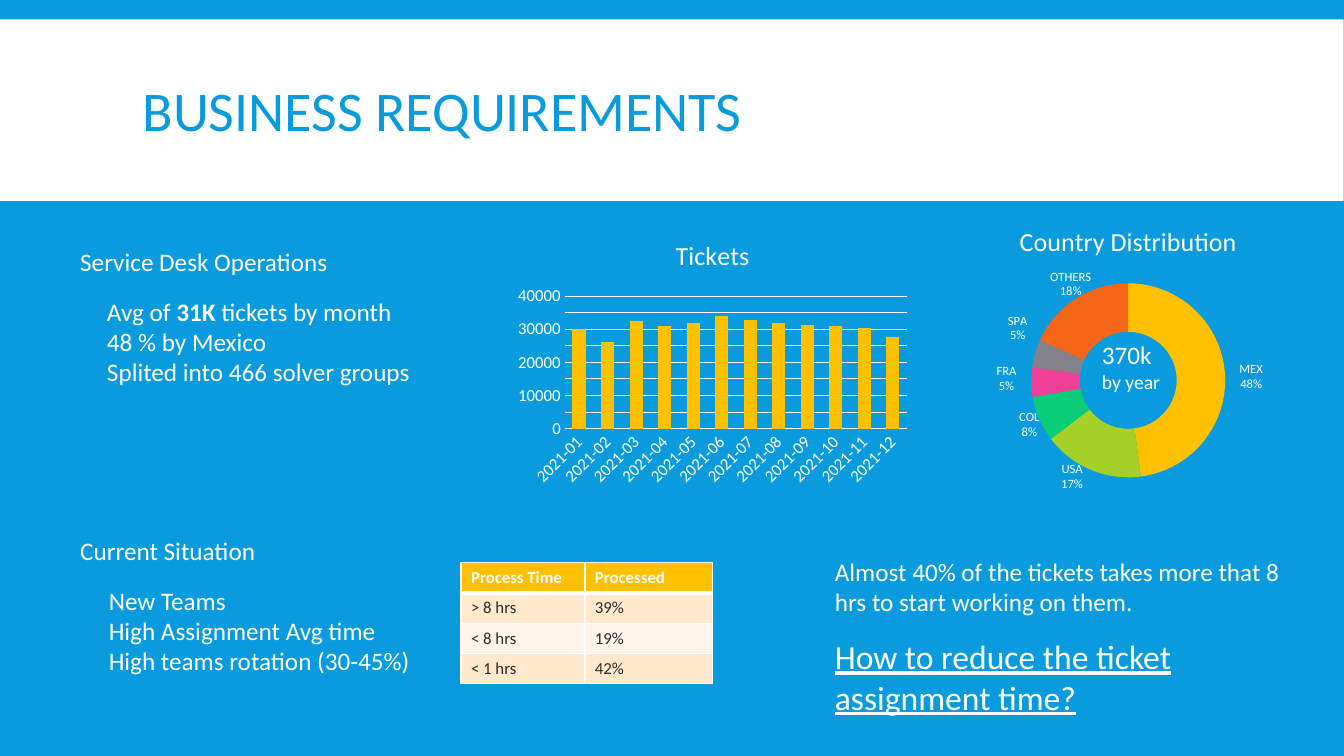
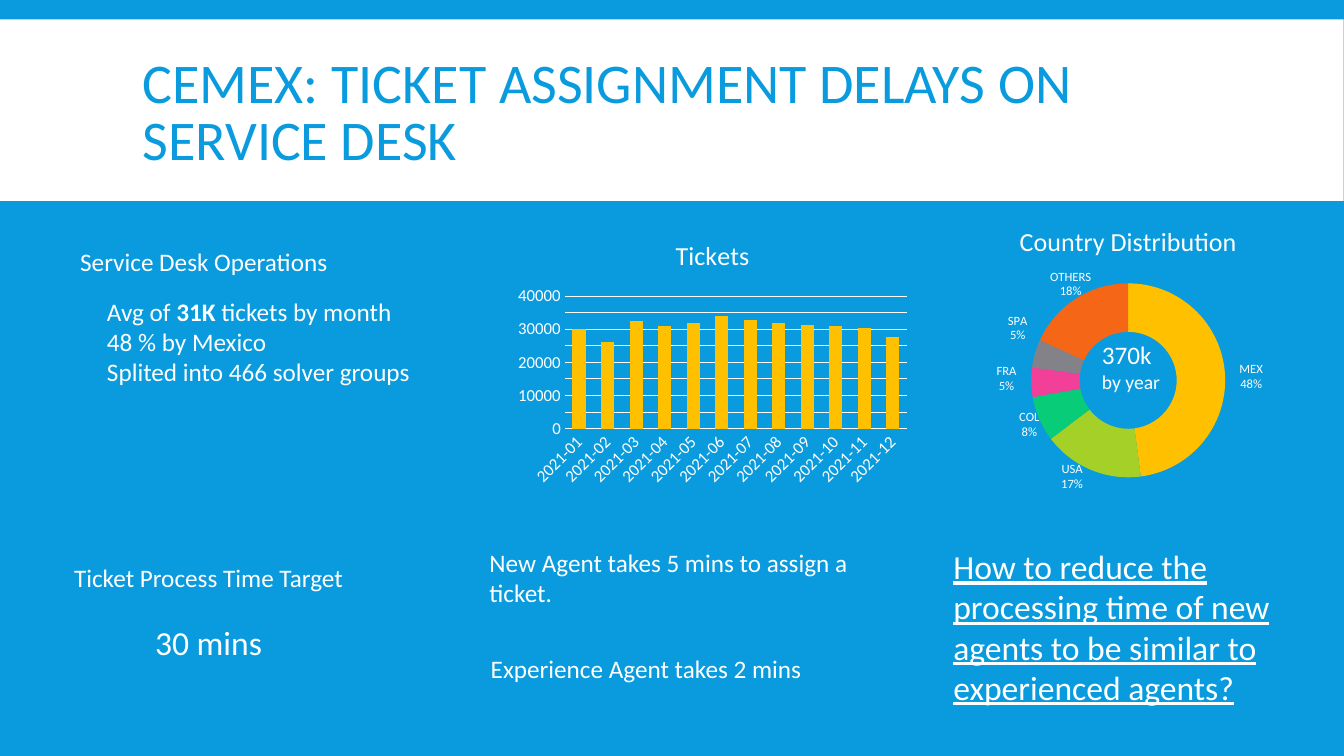
Before and after one commit to monterrey-digital-hub/MarioMorales-CEMEX-FinalProject, a slide deck: slide 4 of Predictive_model_for_Service_Desk.pptx. Drawn at 1344x756 pixels with LibreOffice and Linux fonts; fonts in the diff are those of the drawing. Boxes give left, top, right and bottom in pixels: in the first picture for what was removed or moved away, otherwise in the second. Text is boxed around its words. In the diff, an @@ line names an element or a change of style, - is before the commit and + after.

```diff
--- a/Predictive_model_for_Service_Desk.pptx
+++ b/Predictive_model_for_Service_Desk.pptx
@@ title at bbox=[143, 66, 1071, 161]: text changed @@
-BUSINESS REQUIREMENTS
+CEMEX: TICKET ASSIGNMENT DELAYS ON SERVICE DESK
@@ text at bbox=[74, 569, 342, 592]: text changed @@
-New Teams
-High Assignment Avg time
-High teams rotation (30-45%)
+Ticket Process Time Target
+30 mins
@@ text removed at bbox=[80, 542, 255, 560] @@
-Current Situation
@@ table removed at bbox=[461, 563, 713, 684], 4 rows, 2 columns @@
-Process Time | Processed
-> 8 hrs | 39%
-< 8 hrs | 19%
-< 1 hrs | 42%
@@ text at bbox=[489, 554, 847, 602]: text changed @@
-Almost 40% of the tickets takes more that 8 hrs to start working on them.
+New Agent takes 5 mins to assign a ticket.
@@ text at bbox=[953, 555, 1269, 706]: text changed @@
-How to reduce the ticket assignment time?
+How to reduce the processing time of new agents to be similar to experienced agents?
@@ text added at bbox=[491, 660, 801, 683], 18 pt, text #FFFFFF @@
+Experience Agent takes 2 mins
```
Also in this commit, not shown: 6 other slides changed.
